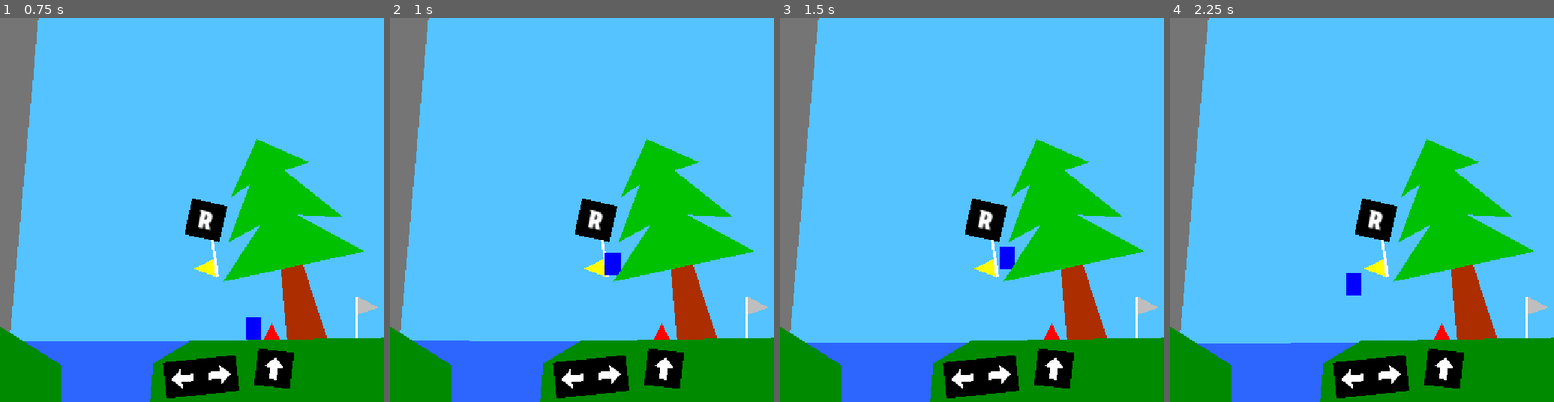
Above: before the commit, frames 1-4 (left to right).
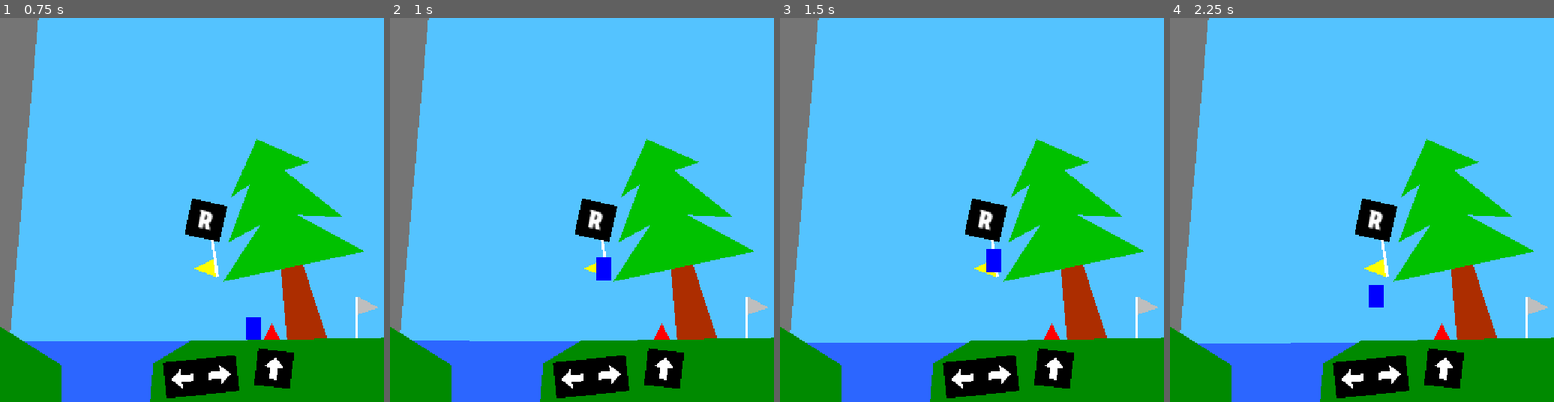
Above: after the commit, the same moments.

Repository: xorblo-doitus/OOB
Game: Godot game, scene res://src/gameplay/world/world.tscn
Same seed, same stepped clock (60 frames per second), same inputs: the game is played once before the commit and once after it. The engine's default icon, where the game draws it, is replaced by a stand-in: a white triangle on a blue panel in a dark square.
Inputs:
- Up to frame 1 (0.75 s): hold D (right) from 0.53 s (still down)
- Up to frame 2 (1 s): keep holding D (right); tap Space (jump) at 0.77 s
- Up to frame 3 (1.5 s): keep holding D (right)
- Up to frame 4 (2.25 s): tap Space (jump) at 1.52 s; release D (right) at 2.03 s; hold Left (left) from 2.03 s (still down)

Frame 1 is identical in both runs. In frame 2, 0.3% of the frame differs, in the area x 53-61%, y 61-69%; in frame 3, 0.4%; in frame 4, 0.5%, in the area x 45-56%, y 66-76%.

Commit message:
Added respawn move debounce

Diff:
--- a/src/gameplay/entities/player.gd
+++ b/src/gameplay/entities/player.gd
@@ -14,6 +14,8 @@
 
 @onready var death_sound: AudioStreamPlayer = $DeathSound
 
+
+var _stop_movement_s: float = 0
 func _physics_process(delta: float) -> void:
 	if Input.is_action_just_pressed("respawn"):
 		respawn()
@@ -36,12 +38,18 @@
 	if Input.is_action_just_pressed("jump") and _not_on_floor_since_s < coyote_time_s:
 		velocity.y = jump_velocity
 
+	var direction := Input.get_axis("left", "right")
 
-	var direction := Input.get_axis("left", "right")
-	if direction:
-		velocity.x = direction * speed
+	if _stop_movement_s > 0:
+		if not direction:
+			_stop_movement_s = 0
+		else:
+			_stop_movement_s -= delta
 	else:
-		velocity.x = move_toward(velocity.x, 0, speed)
+		if direction:
+			velocity.x = direction * speed
+		else:
+			velocity.x = move_toward(velocity.x, 0, speed)
 
 	move_and_slide()
 
@@ -54,3 +62,4 @@
 func respawn() -> void:
 	velocity = Vector2.ZERO
 	global_position = respawn_position
+	_stop_movement_s = 0.3
Not shown, changed: changelog.md
